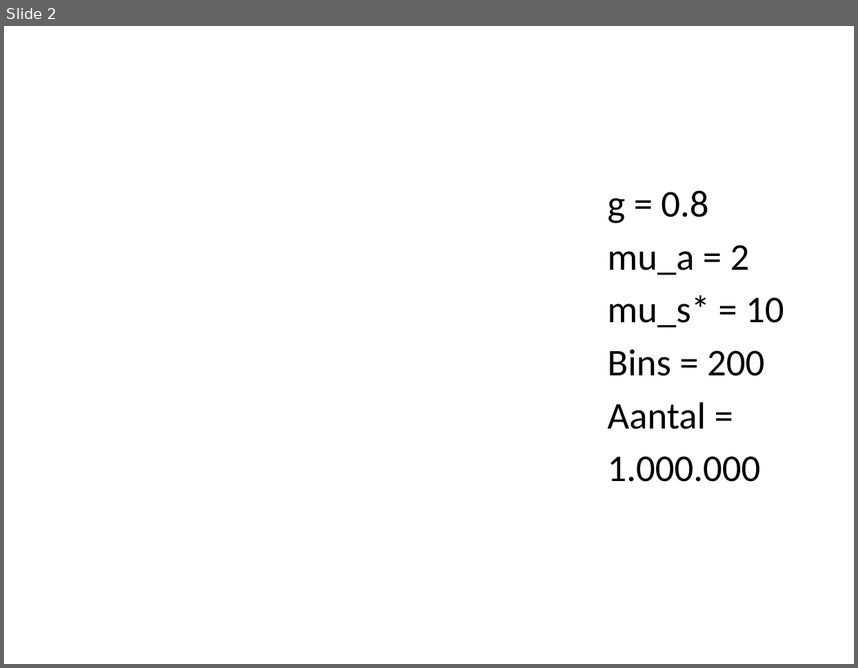
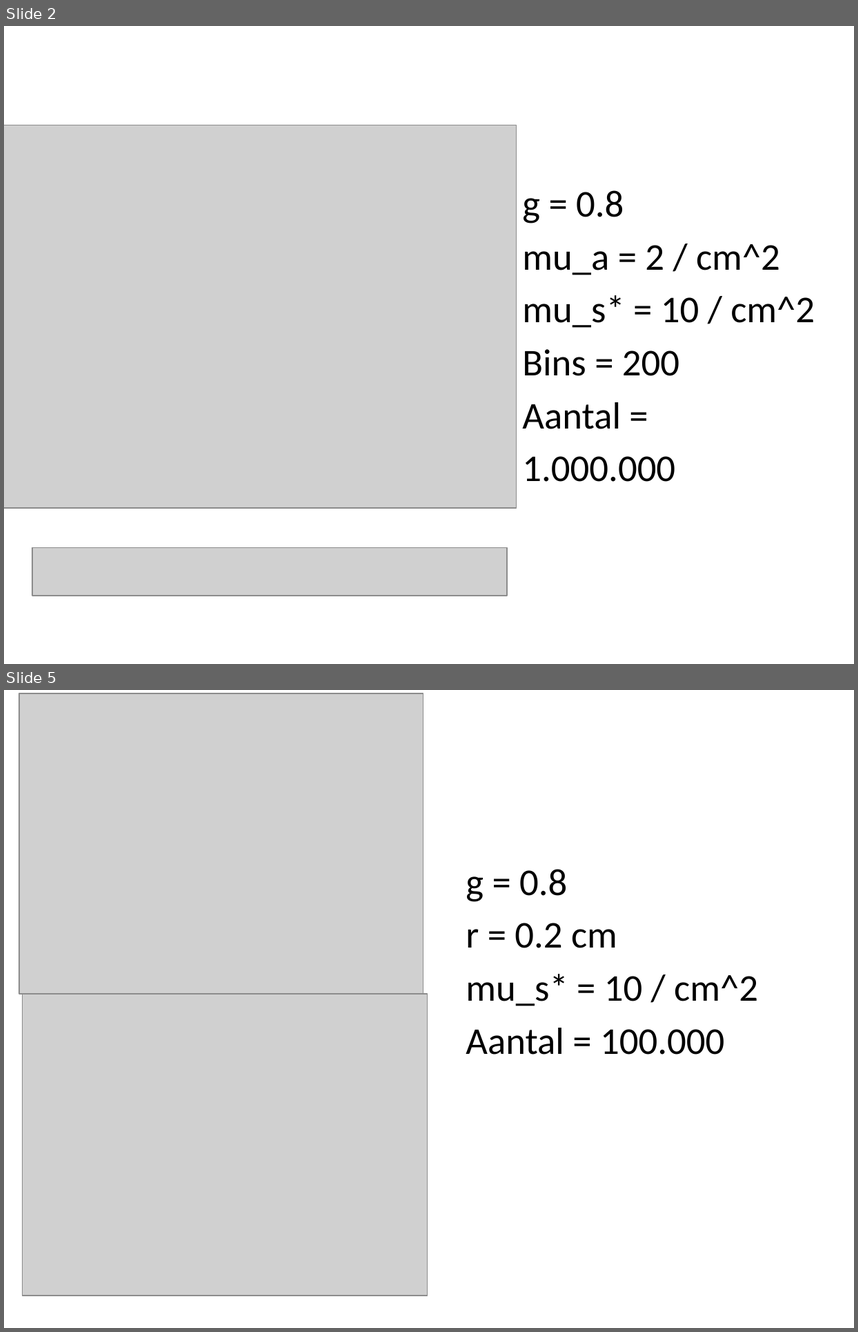
Before and after one commit to nathhje/bachelorproject, a slide deck: voortgang2.pptx. Shown one above the other, each under a label of ours: slide 2 before the commit, slides 2 and 5 after it; the slides between them are not shown. The pictures are 858x668 and 858x1332 pixels, drawn with LibreOffice and Linux fonts; fonts in the diff are those of the drawing; grey boxes stand for pictures. Boxes give left, top, right and bottom in pixels: in the first picture for what was removed or moved away, otherwise in the second. Text is boxed around its words. In the diff, an @@ line names an element or a change of style, - is before the commit and + after.

```diff
--- a/voortgang2.pptx
+++ b/voortgang2.pptx
@@ slide 5 added at (4,690,854,1328), background #FFFFFF @@
@@ picture added at (19,693,423,994) @@
@@ text added at (466,869,758,1054), 32 pt, text #000000 @@
+g = 0.8
+r = 0.2 cm
+mu_s* = 10 / cm^2
+Aantal = 100.000
@@ picture added at (22,994,428,1295) @@
@@ slide 2 changed as well @@
@@ picture added at (4,125,517,508) @@
@@ text "g = 0.8": place and size @@
-text "g = 0.8" at (608,190,784,481)
+text "g = 0.8" at (522,190,815,481)
@@ text at (522,244,815,328): text changed @@
-mu_a = 2
-mu_s* = 10
+mu_a = 2 / cm^2
+mu_s* = 10 / cm^2
@@ picture added at (32,547,506,595) @@
```
Also in this commit, not shown: 1 other slide changed, 5 other slides added, 24 other files.
